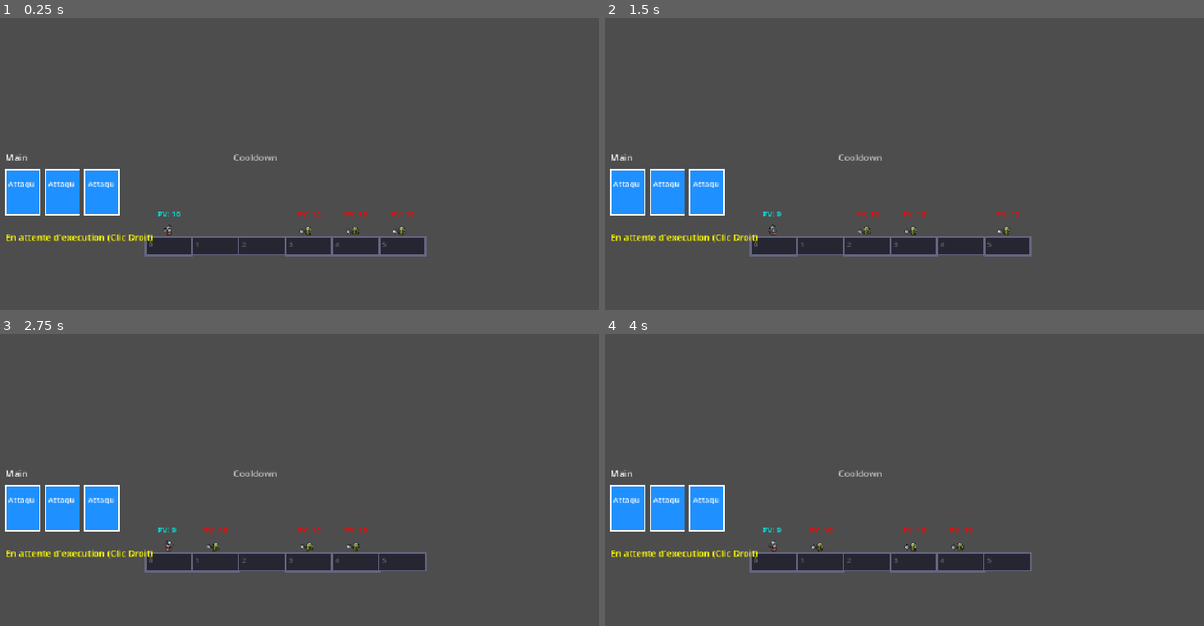
Above: before the commit, frames 1-4 (two rows, left to right).
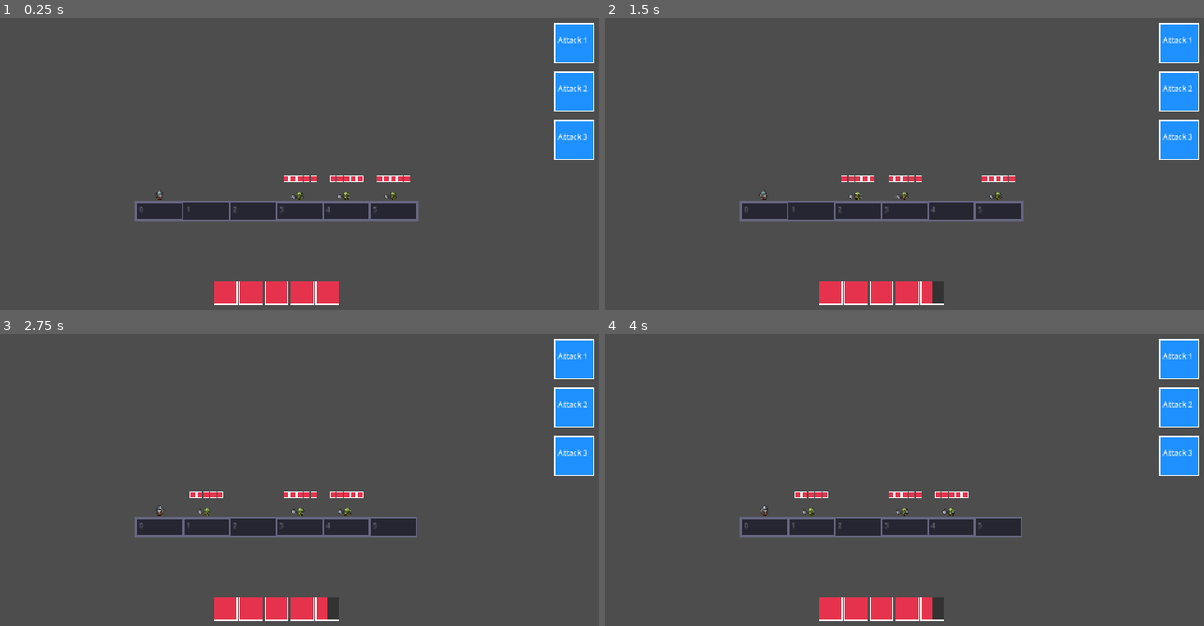
Above: after the commit, the same moments.

Repository: NiorsHaz/GMJ-Instase-2026
Game: Godot game, scene res://Scene/level_test.tscn
Two runs of this game, one before a commit and one after it. Both use one fixed random seed, a clock stepped at 60 frames per second and the inputs below. The project has no main scene, so this scene is started directly.
Inputs (mouse positions are in pixels of both pictures, inside the frame that each line leads up to):
- Up to frame 1 (0.25 s): no input
- Up to frame 2 (1.5 s): tap Enter (ui_accept) at 0.5, 0.77 s; move the mouse to (1024, 108) at 0.52 s; hold Right (ui_right) 0.53-1.28 s; tap E at 0.6, 1.35 s; click (1024, 108) at 0.67 s; move the mouse to (748, 143) at 1.27 s; hold Left (ui_left) from 1.28 s (still down); click (748, 143) at 1.42 s
- Up to frame 3 (2.75 s): tap Enter (ui_accept) at 1.52 s; move the mouse to (341, 360) at 2.02 s; release Left (ui_left) at 2.03 s; hold Right (ui_right) from 2.03 s (still down); tap E at 2.1 s; click (341, 360) at 2.17 s
- Up to frame 4 (4 s): move the mouse to (850, 515) at 2.77 s; tap E at 2.85, 3.6 s; click (850, 515) at 2.92 s; tap Enter (ui_accept) at 3.02, 3.5, 3.77 s; move the mouse to (1078, 497) at 3.52 s; release Right (ui_right) at 3.53 s; hold Left (ui_left) from 3.53 s (still down); click (1078, 497) at 3.67 s

The runs differ from the first frame. In frame 1, 15% of the frame differs, in the area x 0-100%, y 1-99%; in frame 2, 15%; in frame 3, 15%; in frame 4, 15%.

Commit message:
creation

Diff:
--- a/Scene/level_test.tscn
+++ b/Scene/level_test.tscn
@@ -1,11 +1,11 @@
 [gd_scene format=3 uid="uid://dupqr2qe5ocv8"]
 
-[ext_resource type="Script" uid="uid://by8rrwffdgr0e" path="res://Scripts/script.gd" id="1_w2a5o"]
+[ext_resource type="Script" uid="uid://k6mjuhglhqi8" path="res://Scripts/level.gd" id="1_bc5pw"]
 [ext_resource type="Texture2D" uid="uid://0ciu6ihxku2m" path="res://Assets/Images/Background/Mur.png" id="2_6nxvy"]
 [ext_resource type="Texture2D" uid="uid://cfk01ctfk2ywo" path="res://Assets/Images/Background/sol.png" id="3_bc5pw"]
 
 [node name="level_test" type="Node2D" unique_id=1195836726]
-script = ExtResource("1_w2a5o")
+script = ExtResource("1_bc5pw")
 
 [node name="Mur" type="Sprite2D" parent="." unique_id=1521125816]
 visible = false
--- a/Scripts/level.gd
+++ b/Scripts/level.gd
@@ -2,7 +2,6 @@
 @export var cell_count: int = 6
 @export var cell_width: int = 82
 @export var cell_height: int = 32
-@export var start_ratio: Vector2 = Vector2(0.3, 0.8)
 var start_position: Vector2
 
 var books: Bookstats
@@ -18,16 +17,58 @@
 var player_hand: Array[ActionTile] = []
 var action_queue: Array[ActionTile] = []
 var cooldown_list: Array[ActionTile] = []
-const TILE_WIDTH = 60
-const TILE_HEIGHT = 80
-const TILE_SPACING = 70
-const HAND_POS = Vector2(100, 400)
-const QUEUE_POS = Vector2(100, 540)
-const COOLDOWN_POS = Vector2(500, 400)
+
+# ---------------------------------------------------------------
+# LAYOUT (measured from the mockup, 630x353)
+# X values are ratios of the screen WIDTH, Y / size / step values
+# are ratios of the screen HEIGHT. Tweak everything here.
+# ---------------------------------------------------------------
+# Grid: centered horizontally, only the Y is a ratio
+const GRID_Y := 0.705
+
+# Boss hearts (top center, only during the boss phase)
+const TOP_HEARTS_Y := 0.017
+const TOP_HEART_SIZE := 0.12
+const TOP_HEART_GAP := 0.02
+const TOP_LABEL_Y := 0.178
+
+# Player hearts (bottom center)
+const PLAYER_HEARTS_Y := 0.92
+const PLAYER_HEART_SIZE := 0.062
+const PLAYER_HEART_GAP := 0.007
+const PLAYER_LABEL_Y := 0.9
+
+# Main (hand): column on the right
+const HAND_X := 0.924
+const HAND_Y := 0.221
+const HAND_TILE := 0.105
+const HAND_STEP := 0.131
+const HAND_SLOTS := 4
+
+# Cooldown: column on the left
+const COOLDOWN_X := 0.022
+const COOLDOWN_Y := 0.275
+const COOLDOWN_TILE := 0.088
+const COOLDOWN_STEP := 0.099
+const COOLDOWN_SLOTS := 4
+
+# Queue: small column above the first cell
+const QUEUE_X := 0.26
+const QUEUE_Y := 0.422
+const QUEUE_TILE := 0.045
+const QUEUE_STEP := 0.05
+const QUEUE_SLOTS := 3
+
+# Used when an actor has no "max_health" variable (10 PV = 5 hearts)
+const DEFAULT_MAX_HP := 10
+
+# Hearts above normal enemies' heads (in pixels, like the cells)
+const ENEMY_HEART_SIZE := 10.0
+const ENEMY_HEART_GAP := 2.0
 
 func _ready() -> void:
-	_update_start_position()
-	get_viewport().size_changed.connect(_update_start_position)
+	_update_layout()
+	get_viewport().size_changed.connect(_update_layout)
 
 	generate_grid()
 	spawn_player()
@@ -38,9 +79,53 @@
 	if is_instance_valid(enemy_instance):
 		enemy_instance.call("plan_next_action", player_instance)
 
-func _update_start_position() -> void:
-	start_position = get_viewport().get_visible_rect().size * start_ratio
-
+# ---------------------------------------------------------------
+# LAYOUT HELPERS
+# ---------------------------------------------------------------
+func _screen() -> Vector2:
+	return get_viewport().get_visible_rect().size
+
+func _update_layout() -> void:
+	var vp = _screen()
+	var new_start = Vector2((vp.x - cell_count * cell_width) / 2.0, vp.y * GRID_Y)
+	var delta = new_start - start_position
+	start_position = new_start
+	# On resize, slide the existing grid and actors along with it
+	if not horizontal_grid.is_empty() and delta != Vector2.ZERO:
+		for cell in horizontal_grid:
+			cell["position"] += delta
+		if is_instance_valid(player_instance):
+			player_instance.global_position += delta
+		for enemy in enemies:
+			if is_instance_valid(enemy):
+				enemy.global_position += delta
+	queue_redraw()
+
+func _column_rect(i: int, x_ratio: float, y_ratio: float, tile_ratio: float, step_ratio: float) -> Rect2:
+	var vp = _screen()
+	var tile = vp.y * tile_ratio
+	var pos = Vector2(vp.x * x_ratio, vp.y * y_ratio + i * vp.y * step_ratio)
+	return Rect2(pos, Vector2(tile, tile))
+
+func _hand_rect(i: int) -> Rect2:
+	return _column_rect(i, HAND_X, HAND_Y, HAND_TILE, HAND_STEP)
+
+func _queue_rect(i: int) -> Rect2:
+	return _column_rect(i, QUEUE_X, QUEUE_Y, QUEUE_TILE, QUEUE_STEP)
+
+func _cooldown_rect(i: int) -> Rect2:
+	return _column_rect(i, COOLDOWN_X, COOLDOWN_Y, COOLDOWN_TILE, COOLDOWN_STEP)
+
+# Vertical middle of a column (to center its label)
+func _column_mid_y(first: Rect2, last: Rect2) -> float:
+	return (first.position.y + last.end.y) / 2.0
+
+func _font_for(tile: Rect2) -> int:
+	return clampi(int(tile.size.y * 0.2), 8, 16)
+
+# ---------------------------------------------------------------
+# GRID / SPAWN
+# ---------------------------------------------------------------
 func generate_grid() -> void:
 	horizontal_grid.clear()
 	for i in range(cell_count):
@@ -65,7 +150,6 @@
 	var player_stats = player_instance.get("stats")
 	if player_stats != null:
 		books = player_stats.get("book")
-	player_instance.z_index = 10
 	var first_cell = horizontal_grid[0]
 	var actor_offset = Vector2(cell_width / 2.0, -10)
 	player_instance.call("setup_position", first_cell["position"] + actor_offset, 0)
@@ -109,7 +193,16 @@
 		new_enemy.call("plan_next_action", player_instance)
 		spawned_count += 1
 
+# ---------------------------------------------------------------
+# DRAW
+# ---------------------------------------------------------------
 func _draw() -> void:
+	var vp = _screen()
+	var font = ThemeDB.fallback_font
+	var title_size = clampi(int(vp.y * 0.03), 12, 28)
+	var small_size = clampi(int(vp.y * 0.022), 10, 20)
+
+	# --- Grid ---
 	for cell in horizontal_grid:
 		var rect = Rect2(cell["position"], Vector2(cell_width, cell_height))
 		var occupant = cell["occupied_by"]
@@ -117,49 +210,104 @@
 		var border_color = Color(0.4, 0.4, 0.5)
 		var border_thickness = 2.0
 		if is_instance_valid(occupant):
-			if occupant == player_instance:
-				#fill_color = Color(0.1, 0.4, 0.6, 0.8)
-				#border_color = Color(0.3, 0.8, 1.0)
-				border_thickness = 3.5
-			else:
-				#fill_color = Color(0.6, 0.15, 0.15, 0.8)
-				#border_color = Color(1.0, 0.3, 0.3)
-				border_thickness = 3.5
+			border_thickness = 3.5
 		draw_rect(rect, fill_color, true)
 		draw_rect(rect, border_color, false, border_thickness)
-		draw_string(ThemeDB.fallback_font, cell["position"] + Vector2(5, 18), str(cell["index"]), HORIZONTAL_ALIGNMENT_LEFT, -1, 12, Color(1, 1, 1, 0.3))
+		draw_string(font, cell["position"] + Vector2(5, 18), str(cell["index"]), HORIZONTAL_ALIGNMENT_LEFT, -1, 12, Color(1, 1, 1, 0.3))
+
+	# --- Boss / enemy hearts (top center) ---
+	var boss = _get_boss()
+	if boss != null:
+		var hp = int(boss.get("health"))
+		var max_hp = _get_max_hp(boss, hp)
+		_draw_hearts(hp, max_hp, vp.x / 2.0, vp.y * TOP_HEARTS_Y, vp.y * TOP_HEART_SIZE, vp.y * TOP_HEART_GAP, Color(0.9, 0.2, 0.3))
+		#draw_string(font, Vector2(0, vp.y * TOP_LABEL_Y), "PV Boss", HORIZONTAL_ALIGNMENT_CENTER, vp.x, title_size, Color.WHITE)
+
+	# --- Normal enemies: hearts above their heads ---
+	for enemy in enemies:
+		if is_instance_valid(enemy) and enemy != boss:
+			var e_hp = int(enemy.get("health"))
+			var e_max = _get_max_hp(enemy, e_hp)
+			var head_pos = enemy.global_position + Vector2(0, -cell_height / 2.0 - 10 - ENEMY_HEART_SIZE)
+			_draw_hearts(e_hp, e_max, head_pos.x, head_pos.y, ENEMY_HEART_SIZE, ENEMY_HEART_GAP, Color(0.9, 0.2, 0.3))
+
+	# --- Player hearts (bottom center) ---
 	if is_instance_valid(player_instance):
-		var p_hp = player_instance.get("health")
-		var p_pos = player_instance.global_position + Vector2(-20, -cell_height / 2.0 - 10)
-		draw_string(ThemeDB.fallback_font, p_pos, "PV: " + str(p_hp), HORIZONTAL_ALIGNMENT_CENTER, -1, 14, Color.CYAN)
-	for enemy in enemies:
-		if is_instance_valid(enemy):
-			var e_hp = enemy.get("health")
-			var e_pos = enemy.global_position + Vector2(-20, -cell_height / 2.0 - 10)
-			draw_string(ThemeDB.fallback_font, e_pos, "PV: " + str(e_hp), HORIZONTAL_ALIGNMENT_CENTER, -1, 14, Color.RED)
-	draw_string(ThemeDB.fallback_font, HAND_POS + Vector2(0, -15), "Main", HORIZONTAL_ALIGNMENT_LEFT, -1, 16, Color.WHITE)
+		var p_hp = int(player_instance.get("health"))
+		var p_max = _get_max_hp(player_instance, p_hp)
+		_draw_hearts(p_hp, p_max, vp.x / 2.0, vp.y * PLAYER_HEARTS_Y, vp.y * PLAYER_HEART_SIZE, vp.y * PLAYER_HEART_GAP, Color(0.9, 0.2, 0.3))
+		#draw_string(font, Vector2(0, vp.y * PLAYER_LABEL_Y), "PV", HORIZONTAL_ALIGNMENT_CENTER, vp.x, small_size, Color.CYAN)
+
+	# --- Main (hand), right column, label on its left ---
+	var hand_first = _hand_rect(0)
+	#var hand_mid = _column_mid_y(hand_first, _hand_rect(HAND_SLOTS - 1))
+	#var label_w = 100.0
+	#draw_string(font, Vector2(hand_first.position.x - label_w - vp.x * 0.015, hand_mid + title_size * 0.35), "Main", HORIZONTAL_ALIGNMENT_RIGHT, label_w, title_size, Color.WHITE)
 	for i in range(player_hand.size()):
 		var tile = player_hand[i]
-		var tile_rect = Rect2(HAND_POS + Vector2(i * TILE_SPACING, 0), Vector2(TILE_WIDTH, TILE_HEIGHT))
+		var tile_rect = _hand_rect(i)
 		draw_rect(tile_rect, tile.tile_color, true)
 		draw_rect(tile_rect, Color.WHITE, false, 2.0)
-		draw_string(ThemeDB.fallback_font, tile_rect.position + Vector2(5, 30), tile.tile_name, HORIZONTAL_ALIGNMENT_LEFT, 50, 14, Color.WHITE)
-	draw_string(ThemeDB.fallback_font, QUEUE_POS + Vector2(0, -15), "En attente d'execution (Clic Droit)", HORIZONTAL_ALIGNMENT_LEFT, -1, 16, Color.YELLOW)
+		draw_string(font, tile_rect.position + Vector2(tile_rect.size.x * 0.08, tile_rect.size.y * 0.5), tile.tile_name, HORIZONTAL_ALIGNMENT_LEFT, tile_rect.size.x * 0.84, _font_for(tile_rect), Color.WHITE)
+
+	# --- Queue, small column, label on its right ---
+	var queue_first = _queue_rect(0)
+	#var queue_mid = _column_mid_y(queue_first, _queue_rect(QUEUE_SLOTS - 1))
+	#draw_string(font, Vector2(queue_first.end.x + vp.x * 0.012, queue_mid + small_size * 0.35), "En attente (Clic Droit)", HORIZONTAL_ALIGNMENT_LEFT, -1, small_size, Color.YELLOW)
 	for i in range(action_queue.size()):
 		var tile = action_queue[i]
-		var queue_rect = Rect2(QUEUE_POS + Vector2(i * TILE_SPACING, 0), Vector2(TILE_WIDTH, TILE_HEIGHT))
+		var queue_rect = _queue_rect(i)
 		draw_rect(queue_rect, tile.tile_color, true)
-		draw_rect(queue_rect, Color.YELLOW, false, 3.0)
-		draw_string(ThemeDB.fallback_font, queue_rect.position + Vector2(5, 30), tile.tile_name, HORIZONTAL_ALIGNMENT_LEFT, 50, 14, Color.WHITE)
-	draw_string(ThemeDB.fallback_font, COOLDOWN_POS + Vector2(0, -15), "Cooldown", HORIZONTAL_ALIGNMENT_LEFT, -1, 16, Color.GRAY)
+		draw_rect(queue_rect, Color.YELLOW, false, 2.0)
+		draw_string(font, queue_rect.position + Vector2(queue_rect.size.x * 0.08, queue_rect.size.y * 0.65), tile.tile_name, HORIZONTAL_ALIGNMENT_LEFT, queue_rect.size.x * 0.84, _font_for(queue_rect), Color.WHITE)
+
+	# --- Cooldown, left column, label on its right ---
+	var cd_first = _cooldown_rect(0)
+	#var cd_mid = _column_mid_y(cd_first, _cooldown_rect(COOLDOWN_SLOTS - 1))
+	#draw_string(font, Vector2(cd_first.end.x + vp.x * 0.012, cd_mid + small_size * 0.35), "Cooldown", HORIZONTAL_ALIGNMENT_LEFT, -1, small_size, Color.GRAY)
 	for i in range(cooldown_list.size()):
 		var tile = cooldown_list[i]
-		var cd_rect = Rect2(COOLDOWN_POS + Vector2(i * TILE_SPACING, 0), Vector2(TILE_WIDTH, TILE_HEIGHT))
+		var cd_rect = _cooldown_rect(i)
+		var fs = _font_for(cd_rect)
 		draw_rect(cd_rect, tile.tile_color.darkened(0.6), true)
 		draw_rect(cd_rect, Color.DARK_GRAY, false, 2.0)
-		draw_string(ThemeDB.fallback_font, cd_rect.position + Vector2(5, 30), tile.tile_name, HORIZONTAL_ALIGNMENT_LEFT, 50, 12, Color.LIGHT_GRAY)
-		draw_string(ThemeDB.fallback_font, cd_rect.position + Vector2(15, 60), "CD: " + str(tile.current_cooldown), HORIZONTAL_ALIGNMENT_LEFT, -1, 16, Color.YELLOW)
-
+		draw_string(font, cd_rect.position + Vector2(cd_rect.size.x * 0.08, cd_rect.size.y * 0.4), tile.tile_name, HORIZONTAL_ALIGNMENT_LEFT, cd_rect.size.x * 0.84, fs, Color.LIGHT_GRAY)
+		draw_string(font, cd_rect.position + Vector2(cd_rect.size.x * 0.08, cd_rect.size.y * 0.85), "CD: " + str(tile.current_cooldown), HORIZONTAL_ALIGNMENT_LEFT, -1, fs + 2, Color.YELLOW)
+
+# 1 heart = 2 PV. Full = filled, half = left half filled, empty = dark
+func _draw_hearts(hp: int, max_hp: int, center_x: float, top_y: float, heart_size: float, gap: float, color: Color) -> void:
+	var heart_count = ceili(max_hp / 2.0)
+	if heart_count <= 0:
+		return
+	var total_width = heart_count * heart_size + (heart_count - 1) * gap
+	var start_x = center_x - total_width / 2.0
+	for i in range(heart_count):
+		var pos = Vector2(start_x + i * (heart_size + gap), top_y)
+		var heart_rect = Rect2(pos, Vector2(heart_size, heart_size))
+		var hp_in_heart = clampi(hp - i * 2, 0, 2)
+		draw_rect(heart_rect, Color(0.2, 0.2, 0.2), true)
+		if hp_in_heart == 2:
+			draw_rect(heart_rect, color, true)
+		elif hp_in_heart == 1:
+			draw_rect(Rect2(pos, Vector2(heart_size / 2.0, heart_size)), color, true)
+		draw_rect(heart_rect, Color.WHITE, false, 1.0)
+
+func _get_max_hp(actor: Node, current_hp: int) -> int:
+	var m = actor.get("max_health")
+	if m != null:
+		return int(m)
+	return maxi(current_hp, DEFAULT_MAX_HP)
+
+# The boss is the enemy with boss_size > 1 (null when there is no boss phase)
+func _get_boss() -> Node2D:
+	for enemy in enemies:
+		if is_instance_valid(enemy) and "boss_size" in enemy and int(enemy.get("boss_size")) > 1:
+			return enemy
+	return null
+
+# ---------------------------------------------------------------
+# INPUT
+# ---------------------------------------------------------------
 func _input(event: InputEvent) -> void:
 	if not is_instance_valid(player_instance):
 		return
@@ -180,16 +328,14 @@
 		elif event.button_index == MOUSE_BUTTON_LEFT:
 			var mouse_pos = event.position
 			for i in range(player_hand.size() - 1, -1, -1):
-				var tile_rect = Rect2(HAND_POS + Vector2(i * TILE_SPACING, 0), Vector2(TILE_WIDTH, TILE_HEIGHT))
-				if tile_rect.has_point(mouse_pos):
+				if _hand_rect(i).has_point(mouse_pos):
 					var selected_tile = player_hand[i]
 					player_hand.remove_at(i)
 					action_queue.append(selected_tile)
 					queue_redraw()
 					return
 			for i in range(action_queue.size() - 1, -1, -1):
-				var queue_rect = Rect2(QUEUE_POS + Vector2(i * TILE_SPACING, 0), Vector2(TILE_WIDTH, TILE_HEIGHT))
-				if queue_rect.has_point(mouse_pos):
+				if _queue_rect(i).has_point(mouse_pos):
 					var cancelled_tile = action_queue[i]
 					action_queue.remove_at(i)
 					player_hand.append(cancelled_tile)
@@ -282,7 +428,7 @@
 			player_hand.append(ActionTile.new(word.name, Color.RED, word.damage, word.range, cd))
 	while player_hand.size() < 3:
 		var extra_id = player_hand.size() + 1
-		player_hand.append(ActionTile.new("Attaque " + str(extra_id), Color.DODGER_BLUE, 1, 1, 2))
+		player_hand.append(ActionTile.new("Attack " + str(extra_id), Color.DODGER_BLUE, 1, 1, 2))
 	queue_redraw()
 
 # gestion des action
